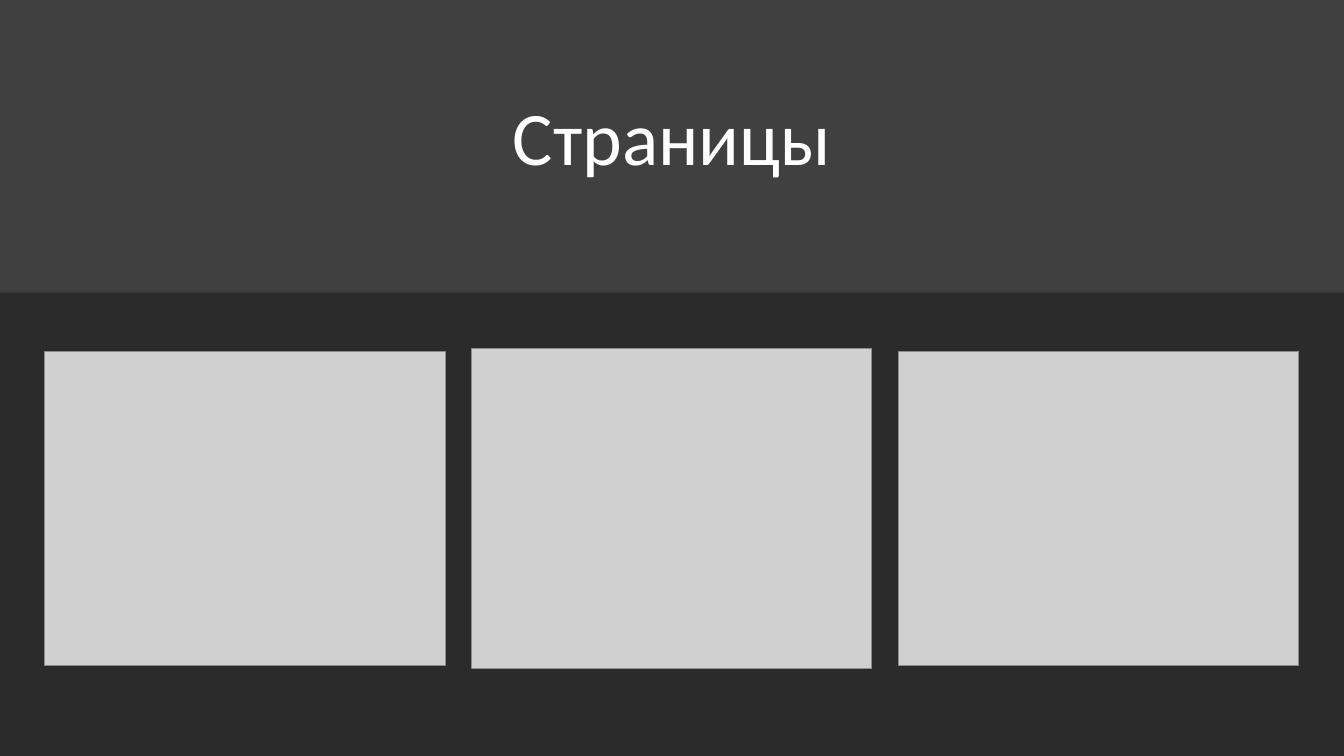
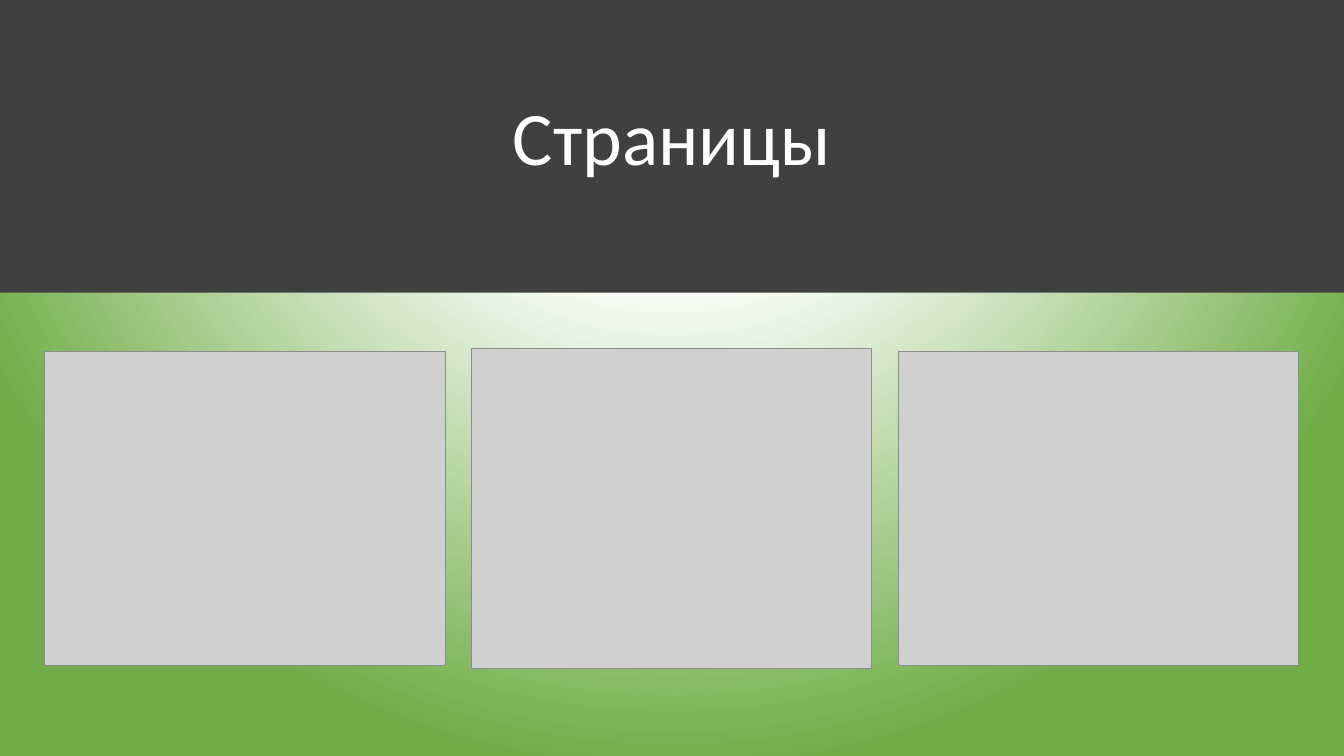
Before and after one commit to marivavd/pursuit-of-coffee, a slide deck: slide 5 of pursuit_of_coffee.pptx. Drawn at 1344x756 pixels with LibreOffice and Linux fonts; fonts in the diff are those of the drawing; grey boxes stand for pictures; background and template pictures are left out; a plain dark background stands for a picture behind light text. Boxes give left, top, right and bottom in pixels: in the first picture for what was removed or moved away, otherwise in the second. Text is boxed around its words. In the diff, an @@ line names an element or a change of style, - is before the commit and + after.

```diff
--- a/pursuit_of_coffee.pptx
+++ b/pursuit_of_coffee.pptx
@@ background picture (left out) to gradient #FFFFFF to #70AD47 @@
```
Also in this commit, not shown: 5 other slides changed, 1 slide added.
